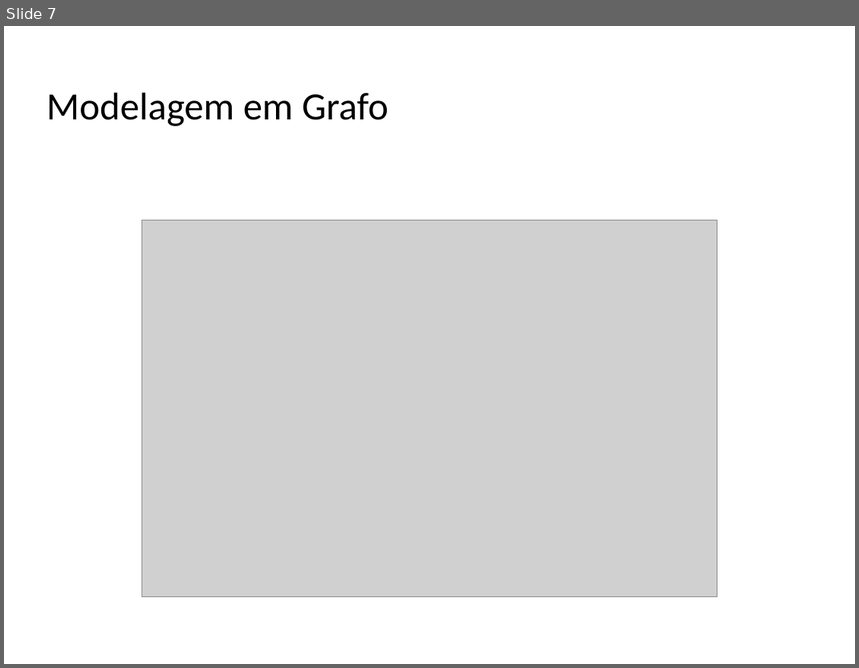
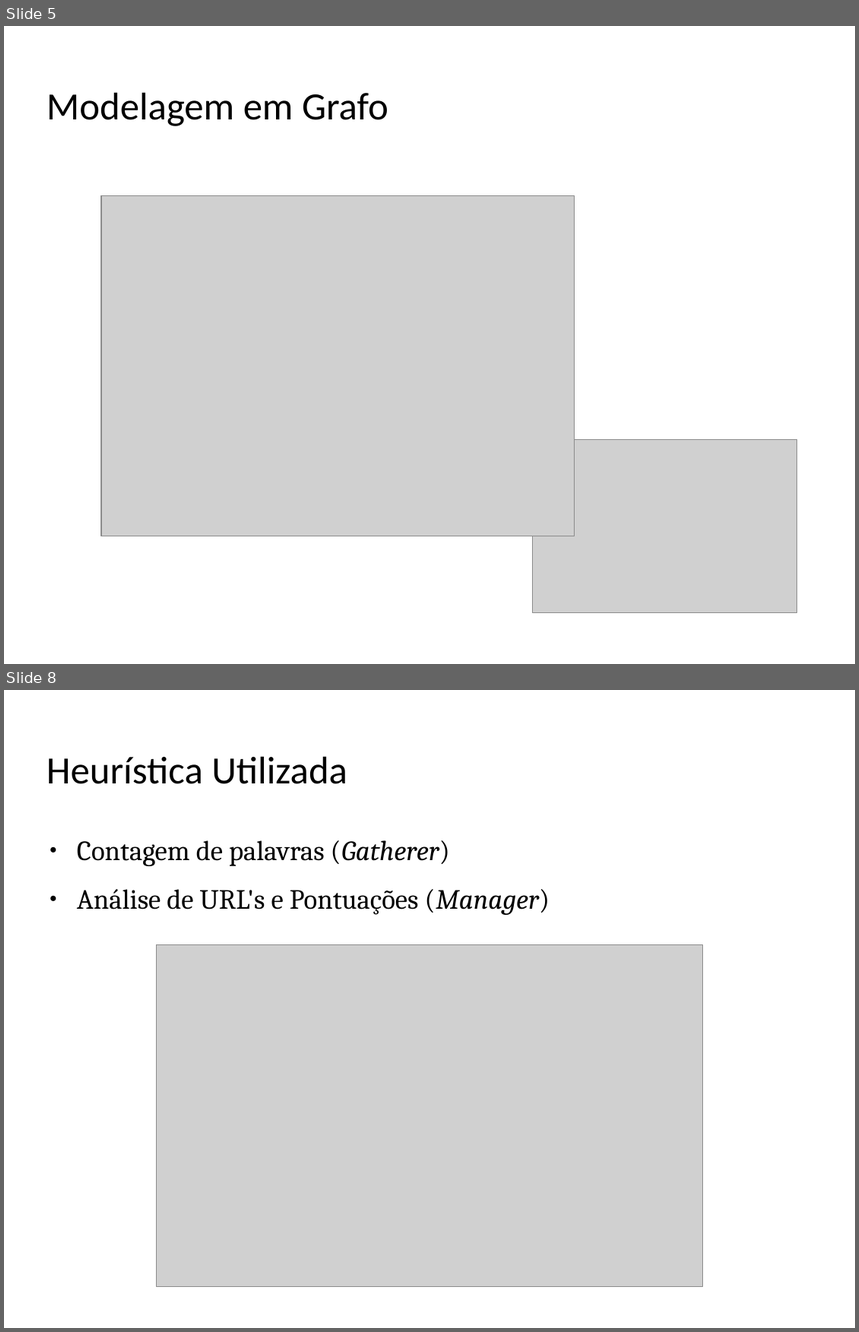
Before and after one commit to albertoueda/ufmg, a slide deck: paa/tp-final/apresentacao/alberto-ueda-final-tp-presentation.odp. Shown one above the other, each under a label of ours: slide 7 before the commit, slides 5 and 8 after it; the slides between them are not shown. The pictures are 859x668 and 859x1332 pixels, drawn with LibreOffice and Linux fonts; fonts in the diff are those of the drawing; grey boxes stand for pictures; background and template pictures are left out. Boxes give left, top, right and bottom in pixels: in the first picture for what was removed or moved away, otherwise in the second. Text is boxed around its words. In the diff, an @@ line names an element or a change of style, - is before the commit and + after.

```diff
--- a/paa/tp-final/apresentacao/alberto-ueda-final-tp-presentation.odp
+++ b/paa/tp-final/apresentacao/alberto-ueda-final-tp-presentation.odp
@@ slide 8 added at (4, 690, 855, 1328), background picture (left out) @@
@@ title added at (47, 756, 348, 784), 36 pt, text #000000 @@
+Heurística Utilizada
@@ text added at (77, 840, 550, 915), 26 pt, text #000000 @@
+● Contagem de palavras (Gatherer)
+● Análise de URL's e Pontuações (Manager)
@@ picture added at (157, 945, 703, 1287) @@
@@ what was slide 7 is now slide 5 @@
@@ slide 5 changed as well @@
@@ picture: place and size @@
-picture at (142, 221, 718, 598)
+picture at (101, 196, 575, 537)
@@ picture added at (533, 439, 798, 613) @@
```
Also in this commit, not shown: 5 other slides changed, 4 other slides added, 7 slides removed, 8 other files.
